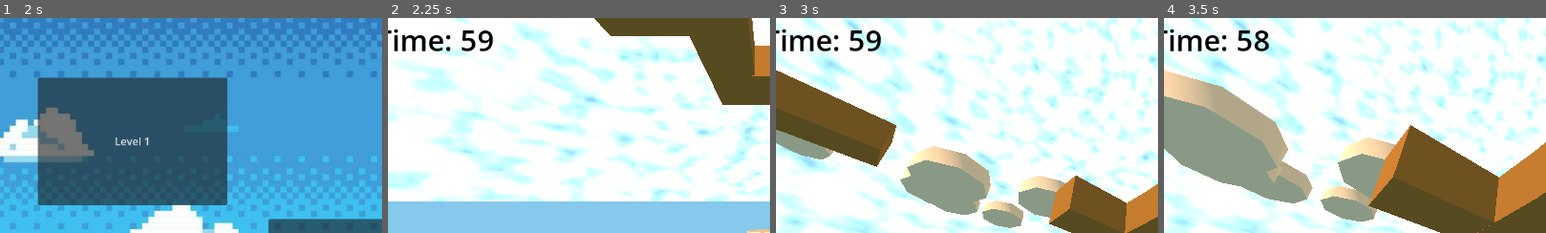
Above: before the commit, frames 1-4 (left to right).
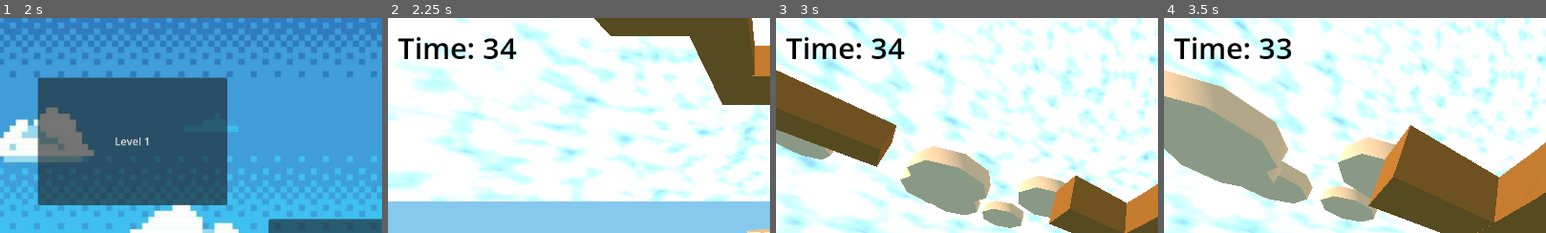
Above: after the commit, the same moments.

Repository: dbpkc15/CapstoneProject
Game: Godot game, scene res://main_menu.tscn
The game is run twice, just before and just after one commit, with the same random seed, the same clock (stepped at 60 frames per second) and the same inputs.
Inputs (mouse positions are % of the whole screen's width and height, from its top left):
- Up to frame 1 (2 s): click "Start Game" at 0.5 s; click "Start Game" at 1.25 s
- Up to frame 2 (2.25 s): click "Level 3" at 2 s
- Up to frame 3 (3 s): tap Enter (ui_accept) at 2.75 s; move the mouse to (55, 50) at 2.77 s; hold W (UpMovement) from 2.78 s (still down)
- Up to frame 4 (3.5 s): keep holding W (UpMovement); tap Enter (ui_accept) at 3.02 s
The pictures show only the part of the screen within x 0-50%, y 0-50%; the shares and areas given below are measured in that part.

Frame 1 is identical in both runs. In frame 2, 2.0% of the frame differs, in the area x 0-34%, y 5-20%; in frame 3, 2.0%; in frame 4, 2.0%.

Commit message:
Made Adjustments

Diff:
--- a/capstone-project/Level_1.tscn
+++ b/capstone-project/Level_1.tscn
@@ -446,6 +446,5 @@
 transform = Transform3D(1, 0, 0, 0, 1, 0, 0, 0, 1, 9.732516, 10.0262165, -6.170899)
 
 [node name="Hud" parent="." unique_id=2018469095 instance=ExtResource("6_u16a4")]
-follow_viewport_enabled = true
 
 [connection signal="body_entered" from="WinArea" to="WinArea" method="_on_body_entered"]
--- a/capstone-project/Level_3.tscn
+++ b/capstone-project/Level_3.tscn
@@ -124,9 +124,6 @@
 func _on_body_entered(body):
 	if body.name == \"Player\":
 		body.respawn()
-
-func _process(delta: float) -> void:
-	pass
 "
 
 [sub_resource type="SphereShape3D" id="SphereShape3D_0xm2m"]
@@ -347,5 +344,6 @@
 shape = SubResource("CylinderShape3D_65pcf")
 
 [node name="Hud" parent="." unique_id=2018469095 instance=ExtResource("3_qulvd")]
+time = 35
 
 [connection signal="body_entered" from="WinArea" to="WinArea" method="_on_body_entered"]
--- a/capstone-project/hud.tscn
+++ b/capstone-project/hud.tscn
@@ -10,10 +10,10 @@
 anchors_preset = 5
 anchor_left = 0.5
 anchor_right = 0.5
-offset_left = -561.0
-offset_top = 2.0
-offset_right = -451.0
-offset_bottom = 95.0
+offset_left = -527.0
+offset_top = 14.0
+offset_right = -417.0
+offset_bottom = 107.0
 grow_horizontal = 2
 theme_override_colors/font_color = Color(0, 0, 0, 1)
 theme_override_colors/font_outline_color = Color(1, 1, 1, 1)
